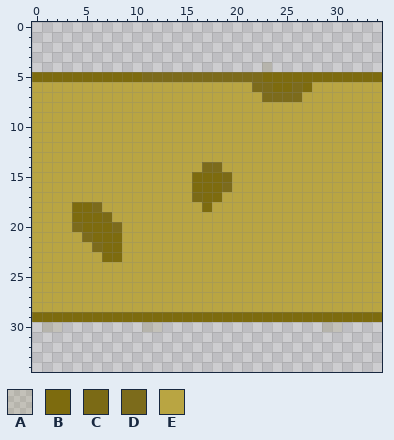
Edited in one commit: pixel-art sprite (img/png/snakes/yellow/snakeboi-body.png). This is how it looked before the edit.
The file is 35x35 pixels. Pixels under 10% opacity are left out. Colours within 5 levels of each other are drawn and written as one.
Palette (. is transparent): A #7b6a0f1f  B #7d6b0e  C #7b6a15  D #7c6b1b  E #b9a542
The same view after the edit:
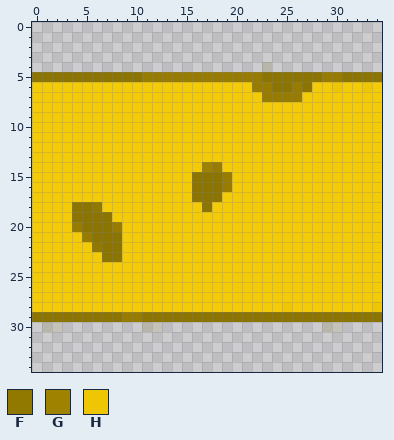
Colours new in this view: F #917900  G #9f8200  H #eec603
Diff:
colour A: #7b6a0f1f -> #8a74001f
colour B: #7d6b0e -> #8b7400
colour D: #7c6b1b -> #977c00
colour E: #b9a542 -> #f4cb07
Changed rows in their new state; - is a pixel that keeps its letter.
first column x 29:
 5 DD---
 6 -H--H
first column x 6:
14 -----------G--
15 -------------D
17 ----------B---
18 F-------------
19 -B------------
22 F-------------
first column x 9:
28 ----------------H--------H
29 DD------------------------
Changed places in both pictures, as pixel boxes (x1, y1, x2, y2):
changed: (32, 62, 382, 332)
